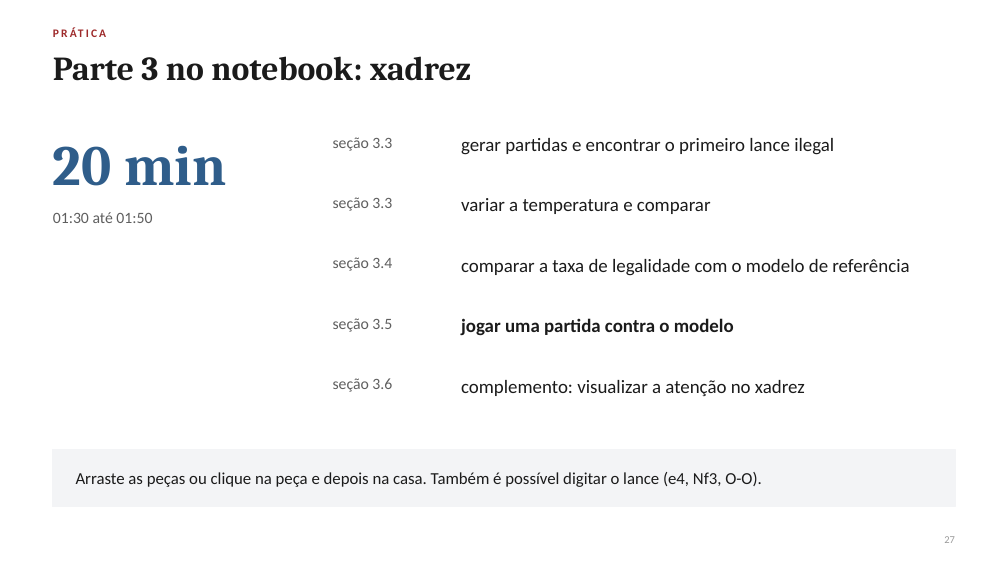
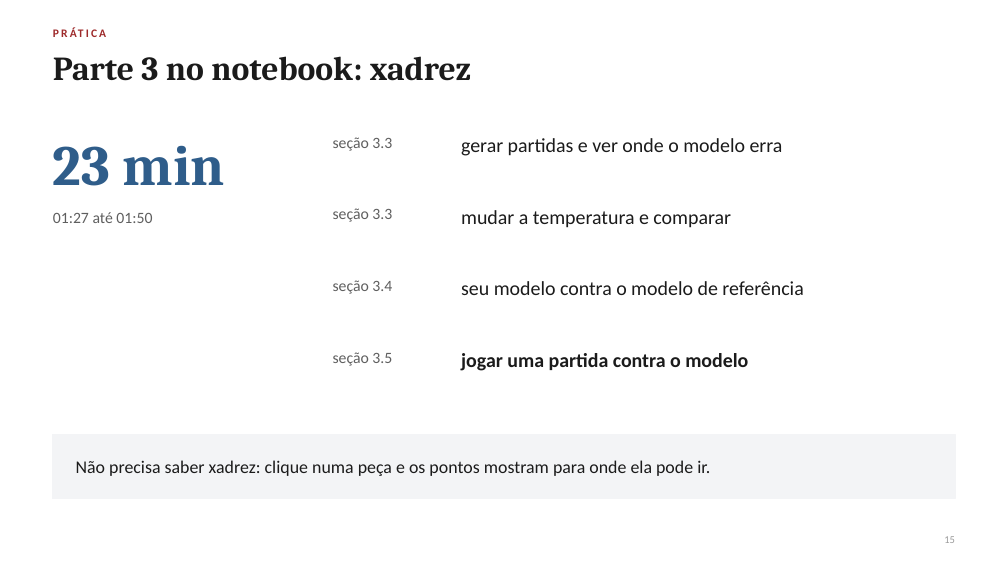
Before and after one commit to giovannibragasv/transformer-do-zero, a slide deck: slide 15 of slides/attention_workshop.pptx (slide 27 before the commit). Drawn at 1008x567 pixels with LibreOffice and Linux fonts; fonts in the diff are those of the drawing. Boxes give left, top, right and bottom in pixels: in the first picture for what was removed or moved away, otherwise in the second. Text is boxed around its words. In the diff, an @@ line names an element or a change of style, - is before the commit and + after.

Commit message:
Versão simplificada do workshop
Notebook com três exercícios (atenção, máscara causal e conexões residuais) e
textos mais curtos, sem a parte de matemática. Apresentação reduzida de 30
para 16 slides, só intuição, com uma única fórmula e o Transformer em um
diagrama.

```diff
--- a/slides/attention_workshop.pptx
+++ b/slides/attention_workshop.pptx
@@ text at (53,145,225,186): text changed @@
-20 min
+23 min
@@ text at (461,138,783,156): text changed; size 18 to 19 pt @@
-gerar partidas e encontrar o primeiro lance ilegal
+gerar partidas e ver onde o modelo erra
@@ text "seção 3.3": place and size @@
-text "seção 3.3" at (333,197,392,211)
+text "seção 3.3" at (333,208,392,222)
@@ text at (53,212,152,223): text changed @@
-01:30 até 01:50
+01:27 até 01:50
@@ text at (461,210,731,228): text changed; size 18 to 19 pt @@
-variar a temperatura e comparar
+mudar a temperatura e comparar
@@ text "seção 3.4": place and size @@
-text "seção 3.4" at (333,257,392,271)
+text "seção 3.4" at (333,280,392,294)
@@ text at (461,281,803,295): text changed; size 18 to 19 pt @@
-comparar a taxa de legalidade com o modelo de referência
+seu modelo contra o modelo de referência
@@ text "seção 3.5": place and size @@
-text "seção 3.5" at (333,318,392,332)
+text "seção 3.5" at (333,352,392,366)
@@ text "jogar uma partida contra o ...": place and size @@
-text "jogar uma partida contra o ..." at (461,318,734,336)
+text "jogar uma partida contra o ..." at (461,353,748,371)
@@ text "jogar uma partida contra o ..." at (461,353,748,371): size 18 to 19 pt @@
@@ text removed at (333,378,392,392) @@
-seção 3.6
@@ rectangle: place and size @@
-rectangle at (53,450,955,507)
+rectangle at (53,435,955,499)
@@ text "Não precisa saber xadrez: clique ..." at (76,460,710,476): vertical alignment top to middle @@
@@ text at (76,460,710,476): text changed; size 18 to 17 pt @@
-complemento: visualizar a atenção no xadrez
+Não precisa saber xadrez: clique numa peça e os pontos mostram para onde ela pode ir.
@@ text removed at (76,472,762,487) @@
-Arraste as peças ou clique na peça e depois na casa. Também é possível digitar o lance (e4, Nf3, O-O).
@@ text at (944,536,955,543): text changed @@
-27
+15
```
Also in this commit, not shown: 10 other slides changed, 5 slides added, 19 slides removed, 20 other files.
